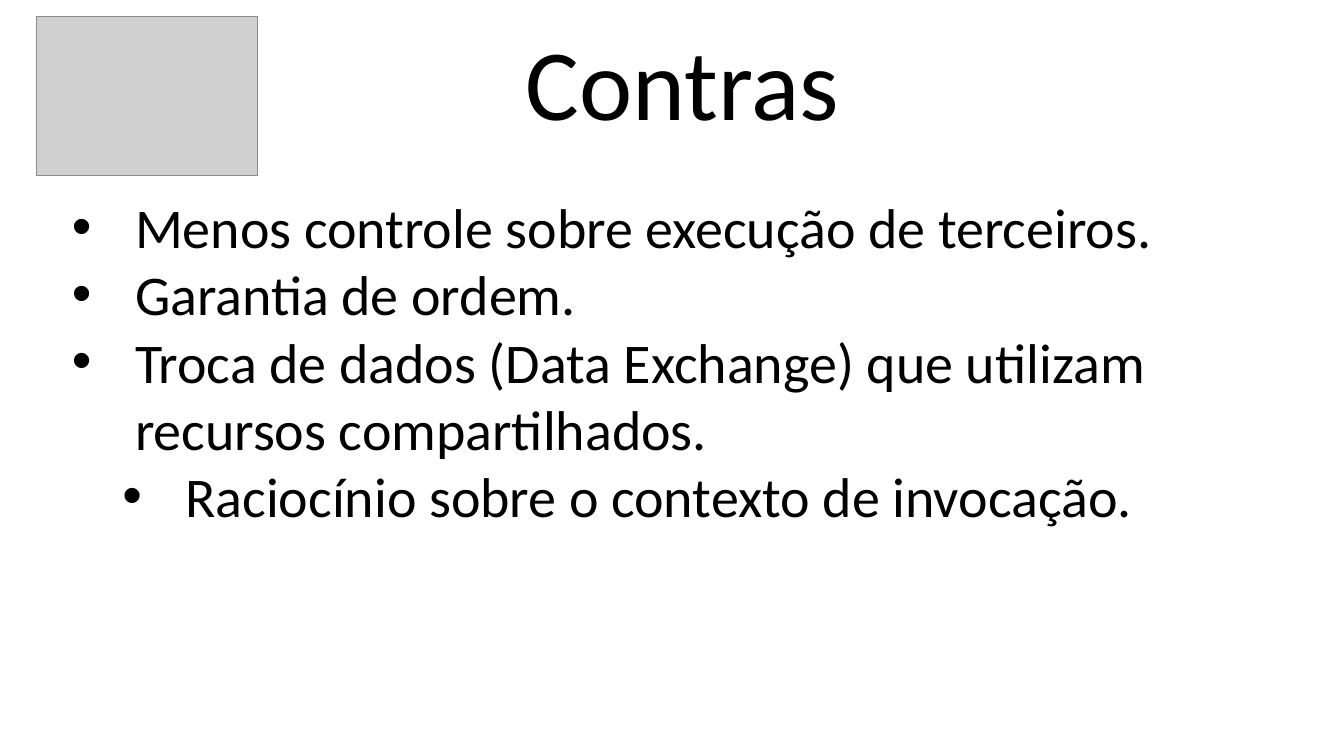
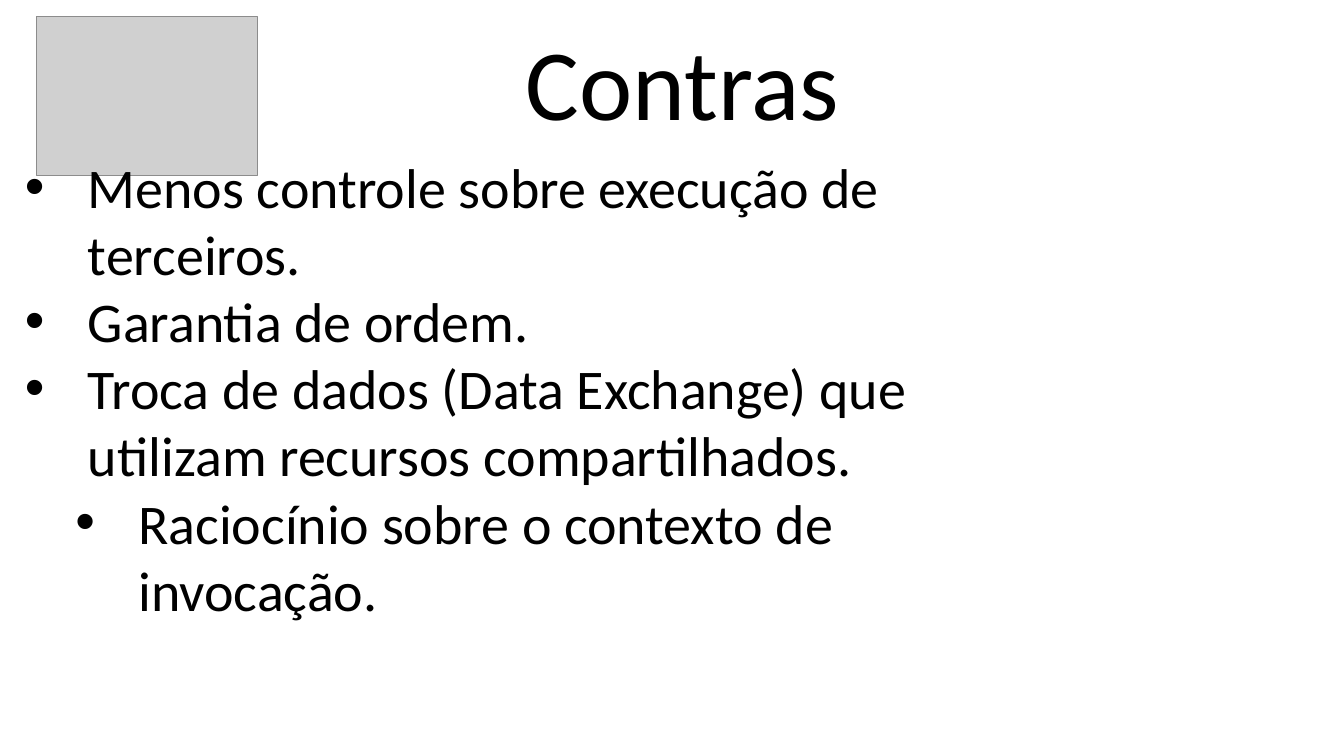
Before and after one commit to jslsolucoes/training, a slide deck: slide 6 of presentation/design-patterns/observer/observer.pptx. Drawn at 1344x756 pixels with LibreOffice and Linux fonts; fonts in the diff are those of the drawing; grey boxes stand for pictures. Boxes give left, top, right and bottom in pixels: in the first picture for what was removed or moved away, otherwise in the second. Text is boxed around its words. In the diff, an @@ line names an element or a change of style, - is before the commit and + after.

```diff
--- a/presentation/design-patterns/observer/observer.pptx
+++ b/presentation/design-patterns/observer/observer.pptx
@@ text "Menos controle sobre execução de ..." rewrapped from box(135, 209, 1151, 527) to box(88, 161, 907, 621) @@
```
Also in this commit, not shown: 2 other slides changed, 2 other files.
